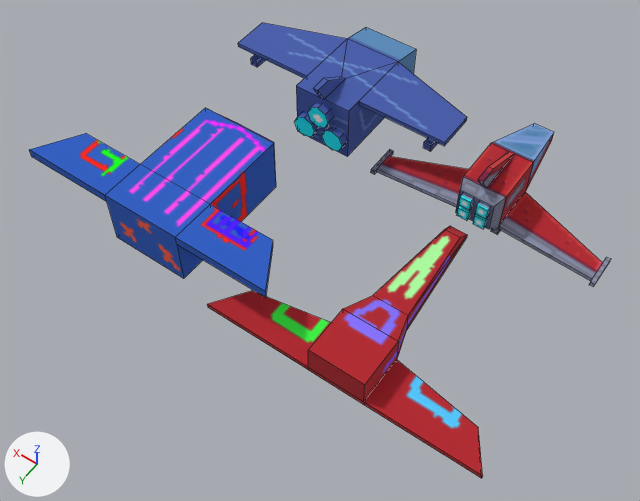
Renders of the FBX model game/assets/models/ships.fbx from each side of a commit.
Camera for both pictures: a camera (50 mm lens) standing at (-4.38, 13.14, 14.03) and looking at (2.45, 3.59, -0.98). The axes (+X, +Y, +Z) are drawn at lower left. The lights are the same throughout. Mesh edges are drawn as thin lines.

In view in the first picture: 'ProtoBig', 'ProtoSmall', 'ShipBig', 'ShipSmall'.
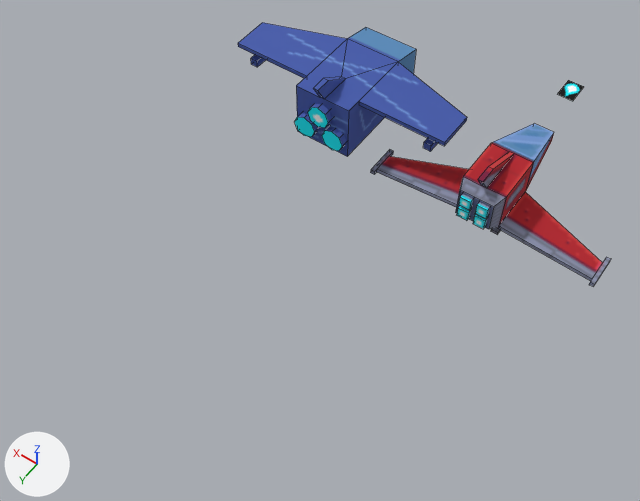
What differs and where, as boxes [x1, y1, x2, y2] in the pictures (640 x 501 px):
'ProtoBig', deleted (blue): before [29, 108, 276, 297]
'ProtoSmall', deleted (red): before [207, 226, 483, 478]
'BulletSmallBlue', added: after [558, 80, 584, 101]

The change, as a diff of the scene's bpy script:
```diff
--- a/game/assets/models/ships.fbx.py
+++ b/game/assets/models/ships.fbx.py
@@ me_bulletsmallblue @@
+me_bulletsmallblue.from_pydata(...)  # 4 vertices, 1 face; spans x -0.2..0.2, y -0.3..0.3, z 0.0
+me_bulletsmallblue.materials.append(mat_material_001)  # picture img_ships_png
@@ ob_protobig @@
-ob_protobig = bpy.data.objects.new('ProtoBig', me_protobig)
-ob_protobig.location = (4.72, 4.28, 0.0)
@@ ob_protosmall @@
-ob_protosmall = bpy.data.objects.new('ProtoSmall', me_protosmall)
-ob_protosmall.location = (0.01, 4.44, 0.0)
@@ ob_bulletsmallblue @@
+ob_bulletsmallblue = bpy.data.objects.new('BulletSmallBlue', me_bulletsmallblue)
+ob_bulletsmallblue.location = (0.0, -3.05, 0.0)
```
